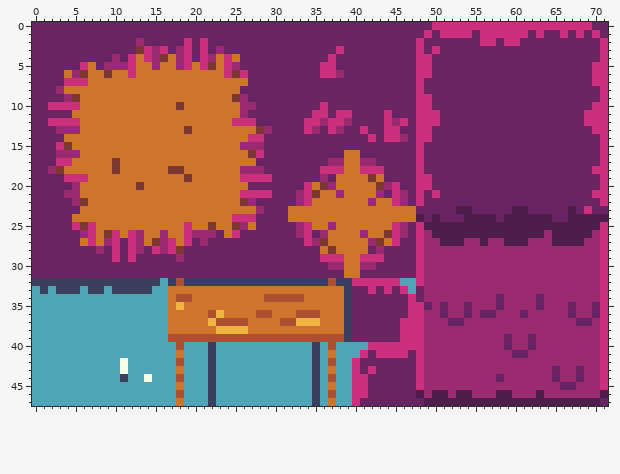
File history of a sprite sheet, resources/tilemap/tileset.png. The first picture shows the starting point.
The file is 72x48 pixels.
The result:
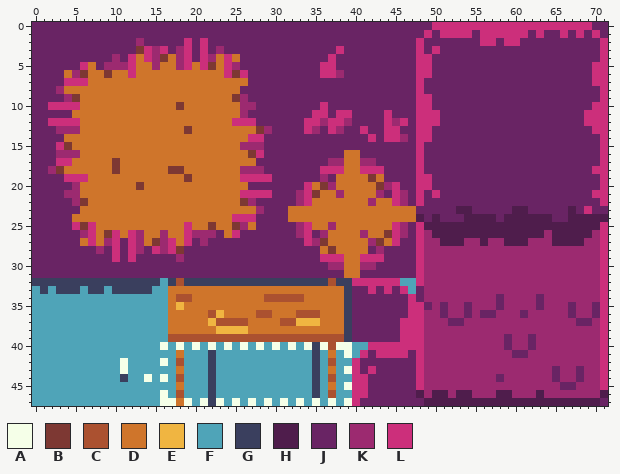
Palette (. is transparent): A #f5ffe8  B #7d3833  C #ab5130  D #cf752b  E #f0b541  F #4fa4b8  G #3a3f5e  H #4f1d4c  J #692464  K #9c2a70  L #cc2f7b
The edit:
Changed rows in their new state; - is an unchanged pixel.
first column x 16:
40 A-A-A-A-A-A-A-A-A-A-A-AA
41 -----------------------A
42 A-----------------------
43 -----------------------A
44 A-----------------------
45 -----------------------A
46 A-----------------------
47 AA-A-A-A-A-A-A-A-A-A-A-A
